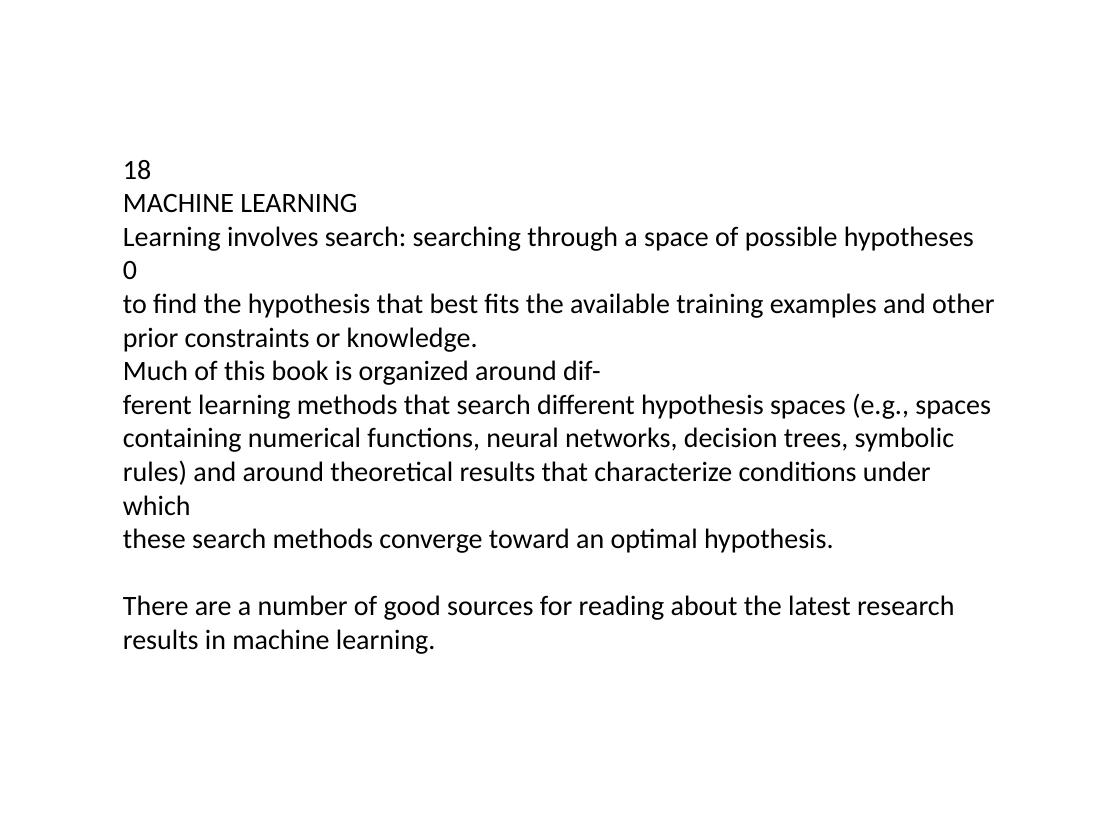
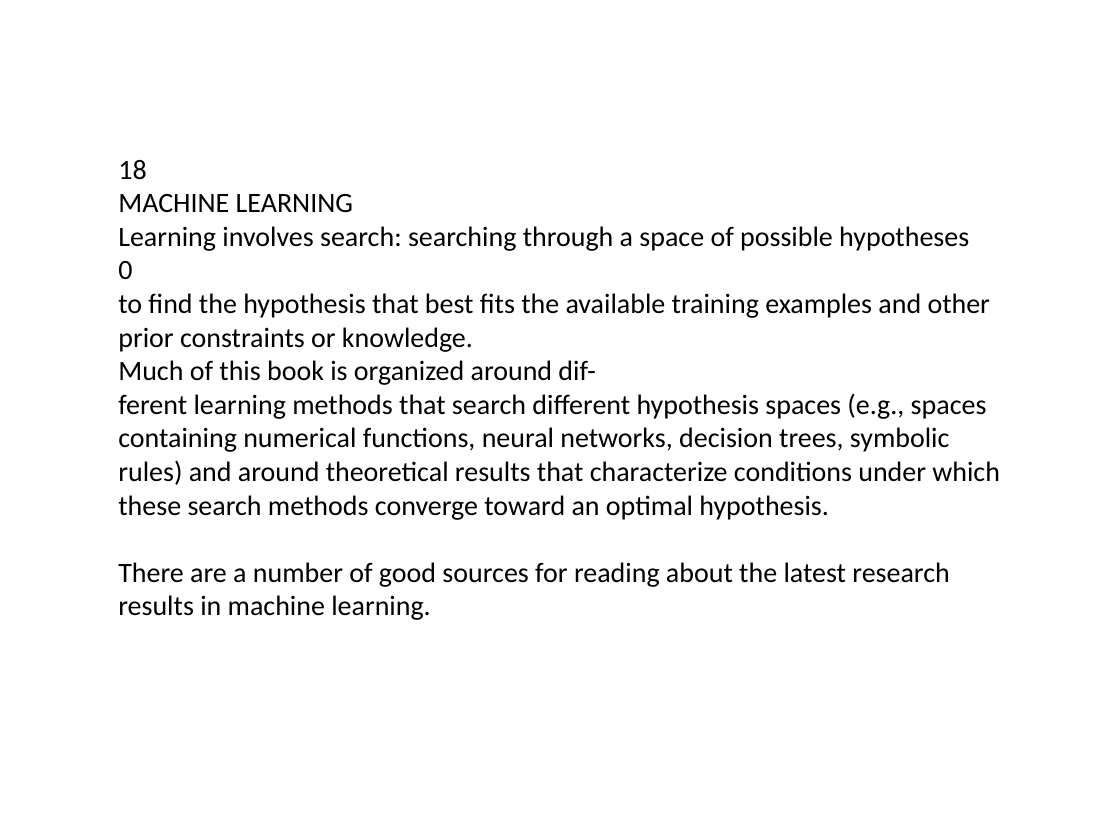
Before and after one commit to sai8151/EduFusion, a slide deck: slide 22 of output.pptx. Drawn at 1120x840 pixels with LibreOffice and Linux fonts; fonts in the diff are those of the drawing. Boxes give left, top, right and bottom in pixels: in the first picture for what was removed or moved away, otherwise in the second. Text is boxed around its words. In the diff, an @@ line names an element or a change of style, - is before the commit and + after.

```diff
--- a/output.pptx
+++ b/output.pptx
@@ text "18 MACHINE LEARNING Learning involves ..." rewrapped from <box>123,160,994,654</box> to <box>118,160,1000,620</box> @@
```
Also in this commit, not shown: 62 other slides changed.
